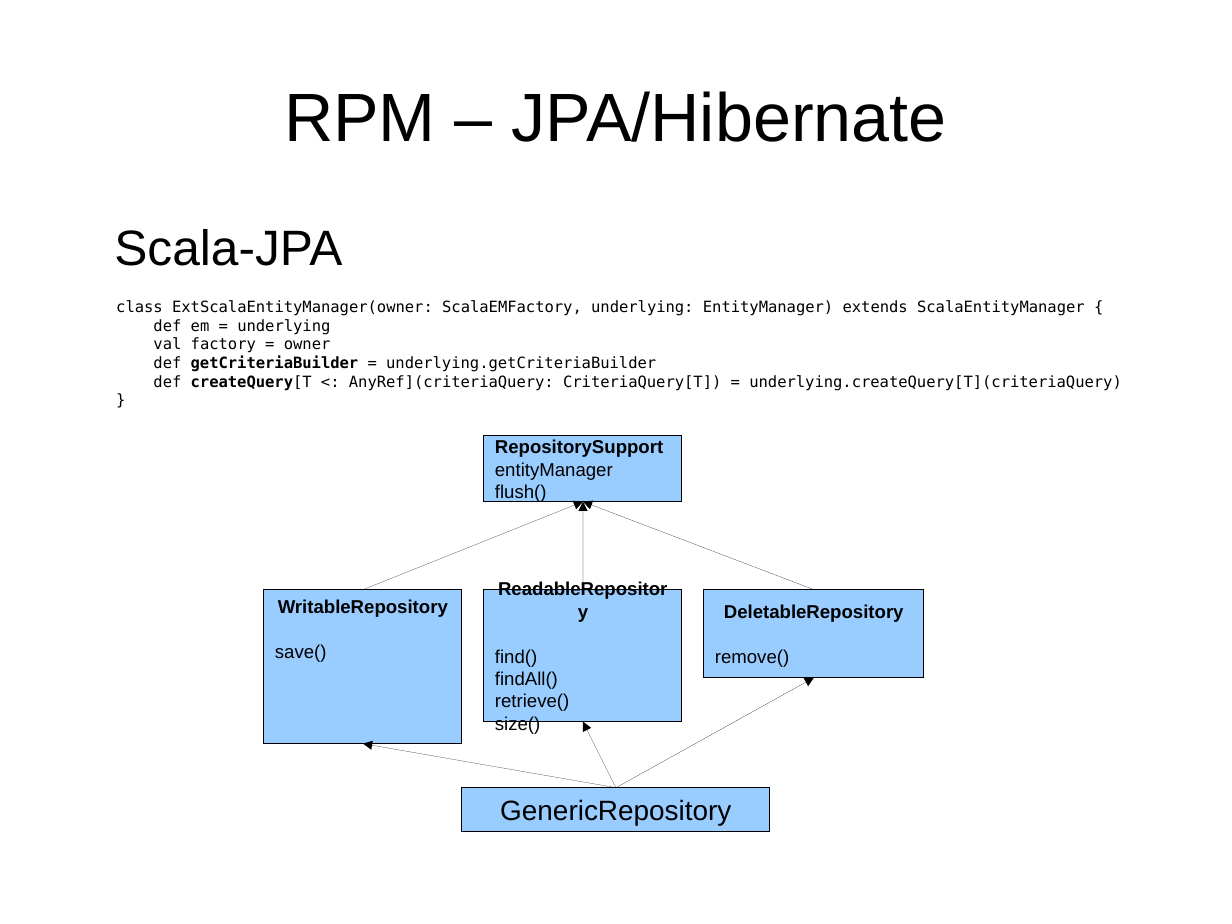
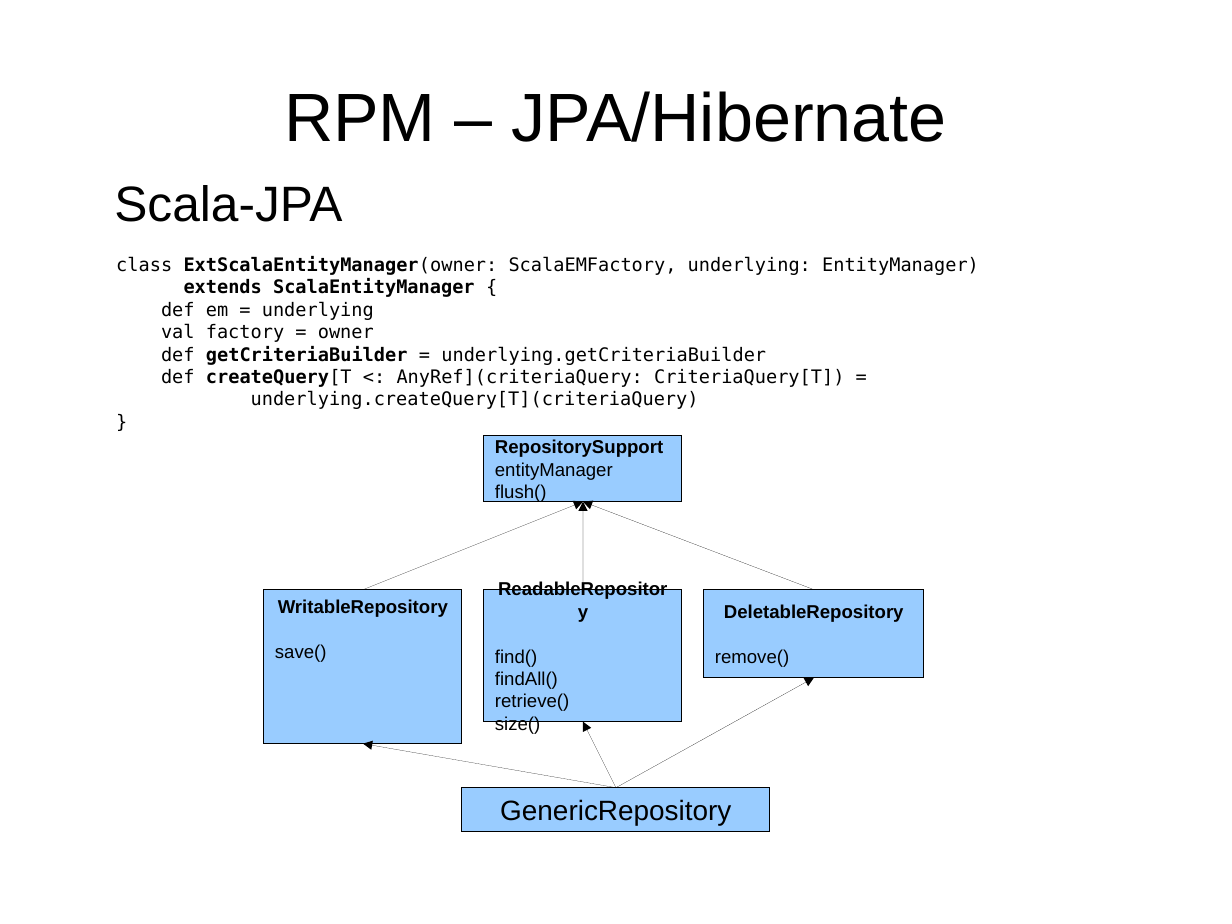
Before and after one commit to andreak/slol-2011, a slide deck: slide 28 of Scala-LiftOff-2011-lift-from-jee-perspective.odp (slide 27 before the commit). Drawn at 1232x924 pixels with LibreOffice and Linux fonts; fonts in the diff are those of the drawing. Boxes give left, top, right and bottom in pixels: in the first picture for what was removed or moved away, otherwise in the second. Text is boxed around its words. In the diff, an @@ line names an element or a change of style, - is before the commit and + after.

```diff
--- a/Scala-LiftOff-2011-lift-from-jee-perspective.odp
+++ b/Scala-LiftOff-2011-lift-from-jee-perspective.odp
@@ text "Scala-JPA": place and size @@
-text "Scala-JPA" at box(114, 229, 342, 266)
+text "Scala-JPA" at box(114, 185, 342, 222)
@@ text "class ExtScalaEntityManager(owner: ScalaEMFactory, underlyin ...": place and size @@
-text "class ExtScalaEntityManager(owner: ScalaEMFactory, underlyin ..." at box(116, 300, 1122, 391)
+text "class ExtScalaEntityManager(owner: ScalaEMFactory, underlyin ..." at box(116, 256, 979, 409)
@@ text at box(116, 256, 979, 297): text changed; size 10 to 12 pt @@
-class ExtScalaEntityManager(owner: ScalaEMFactory, underlying: EntityManager) extends ScalaEntityManager {
+class ExtScalaEntityManager(owner: ScalaEMFactory, underlying: EntityManager)
+extends ScalaEntityManager {
@@ text at box(161, 301, 766, 365): size 10 to 12 pt in "def em = underlying", "val factory = owner", "def getCriteriaBuilder = underlying.getCriteriaBuilder", "}" @@
@@ text at box(161, 369, 844, 409): text changed; size 10 to 12 pt @@
-def createQuery[T <: AnyRef](criteriaQuery: CriteriaQuery[T]) = underlying.createQuery[T](criteriaQuery)
+def createQuery[T <: AnyRef](criteriaQuery: CriteriaQuery[T]) =
+underlying.createQuery[T](criteriaQuery)
```
Also in this commit, not shown: 24 other slides changed, 6 slides added, 4 slides removed.
